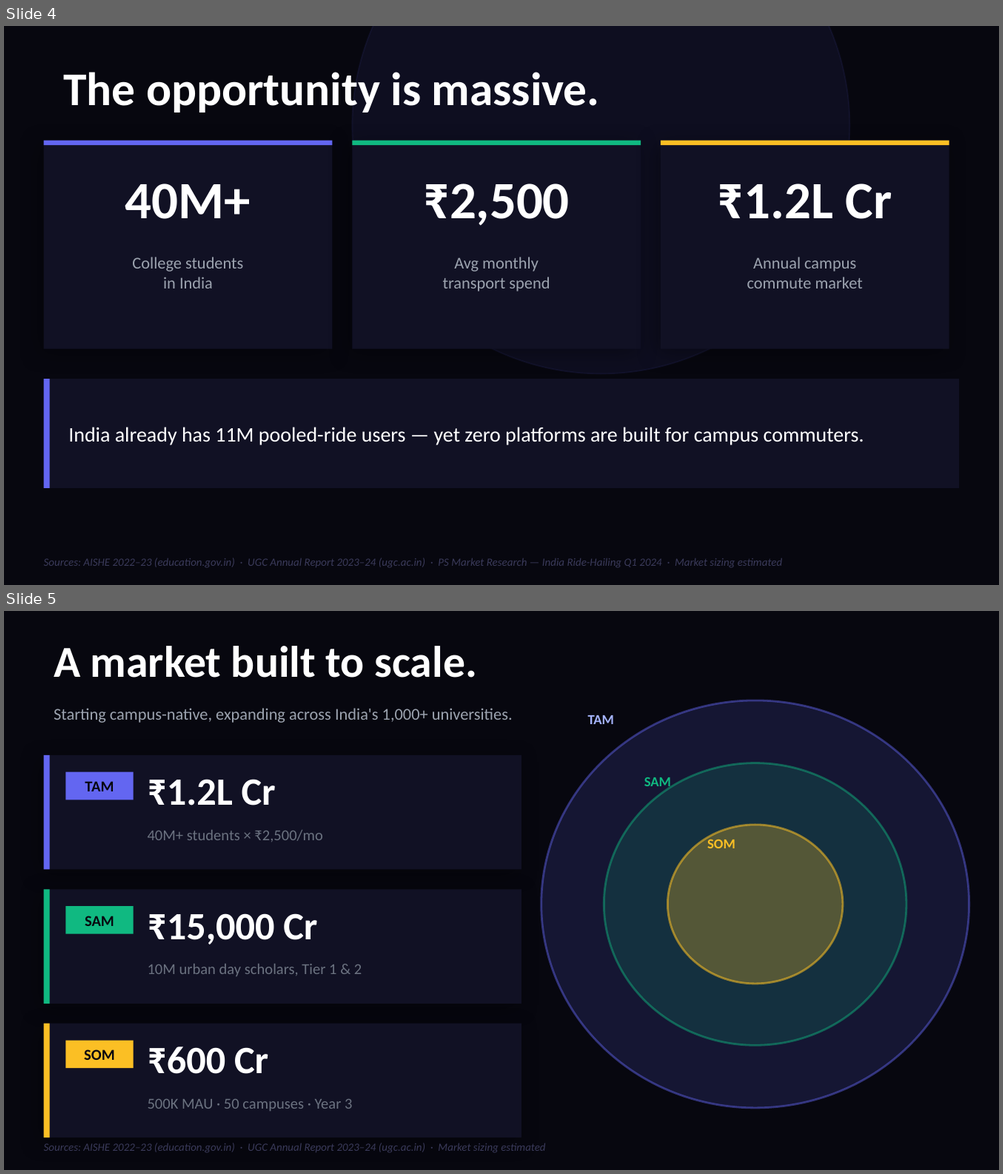
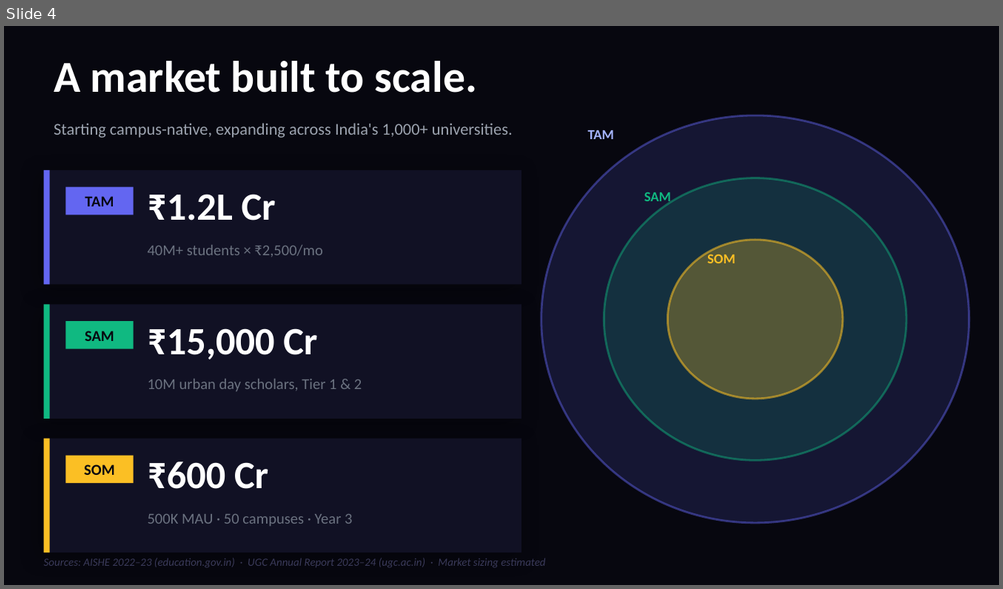
Before and after one commit to iOS-DC/Odyssey-labs-iOS-App, a slide deck: UniRide_Pitch.pptx. Shown one above the other, each under a label of ours: slides 4 and 5 before the commit, slide 4 after it. The pictures are 1003x1174 and 1003x589 pixels, drawn with LibreOffice and Linux fonts; fonts in the diff are those of the drawing. Boxes give left, top, right and bottom in pixels: in the first picture for what was removed or moved away, otherwise in the second. Text is boxed around its words. In the diff, an @@ line names an element or a change of style, - is before the commit and + after.

```diff
--- a/UniRide_Pitch.pptx
+++ b/UniRide_Pitch.pptx
@@ slide 4 removed at [4,26,999,585], background #07070F @@
@@ ellipse removed at [352,26,849,374] @@
@@ text removed at [64,72,600,113] @@
-The opportunity is massive.
@@ rectangle removed at [44,141,333,349] @@
@@ rectangle removed at [44,141,333,145] @@
@@ rectangle removed at [352,141,640,349] @@
@@ rectangle removed at [352,141,640,145] @@
@@ rectangle removed at [660,141,949,349] @@
@@ rectangle removed at [660,141,949,145] @@
@@ text removed at [125,184,250,219] @@
-40M+
@@ text removed at [423,184,569,226] @@
-₹2,500
@@ text removed at [717,184,892,219] @@
-₹1.2L Cr
@@ text removed at [132,257,243,289] @@
-College students
-in India
@@ text removed at [443,257,549,292] @@
-Avg monthly
-transport spend
@@ text removed at [747,257,862,289] @@
-Annual campus
-commute market
@@ rectangle removed at [44,379,959,488] @@
@@ rectangle removed at [44,379,50,488] @@
@@ text removed at [68,427,864,446] @@
-India already has 11M pooled-ride users — yet zero platforms are built for campus commuters.
@@ text removed at [44,558,782,568] @@
-Sources: AISHE 2022–23 (education.gov.in) · UGC Annual Report 2023–24 (ugc.ac.in) · PS Market Research — India Ride-Hailing Q1 2024 · Market sizing estimated
@@ what was slide 5 is now slide 4 @@
```
Also in this commit, not shown: 3 slides changed, 4 other files.
